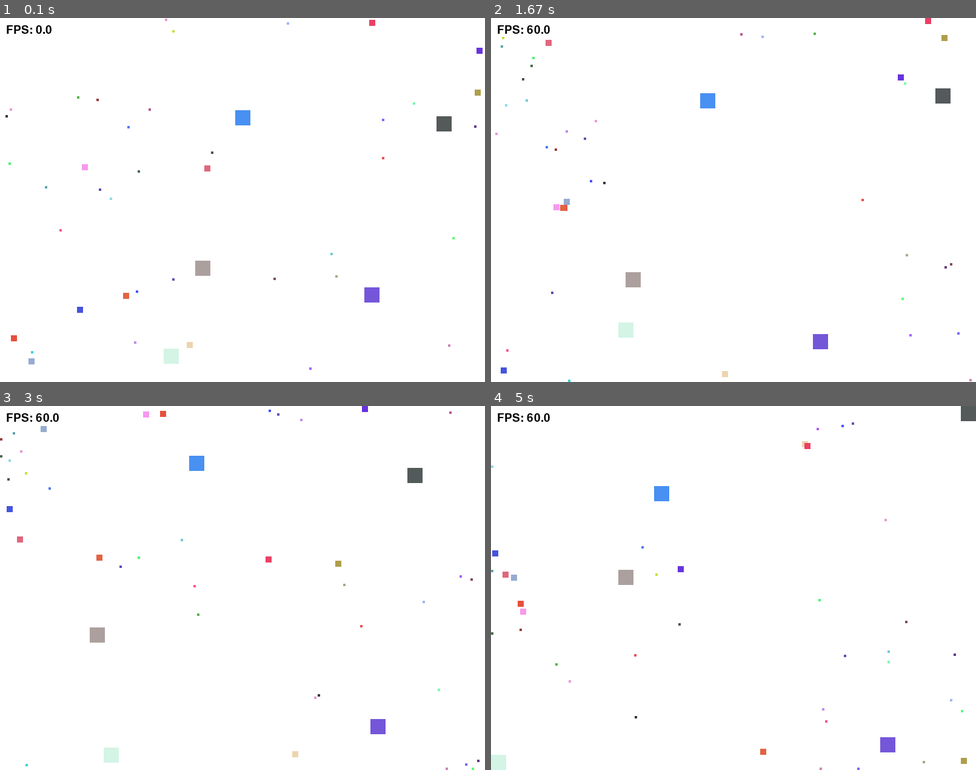
Above: before the commit, frames 1-4 (two rows, left to right).
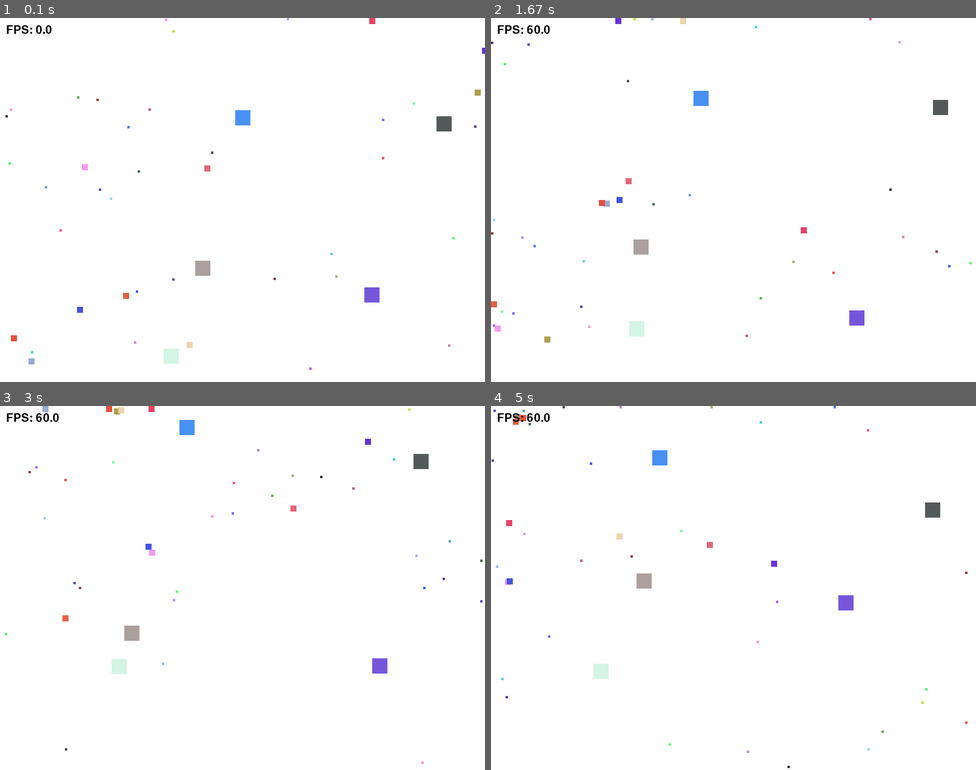
Above: after the commit, the same moments.

Repository: kangyoussef95-max/lab8-pygame
Game: pygame game, started from main.py
Two runs of this game, one before a commit and one after it. Both use one fixed random seed, a clock stepped at 60 frames per second and the inputs below.
Inputs:
- Up to frame 1 (0.1 s): no input
- Up to frame 2 (1.67 s): no input
- Up to frame 3 (3 s): no input
- Up to frame 4 (5 s): no input

The runs differ from the first frame. In frame 1, less than 0.1% of the frame differs, in the area x 59-100%, y 0-10%; in frame 2, 1.7%; in frame 3, 1.9%, in the area x 0-100%, y 0-100%; in frame 4, 1.9%.

Commit message:
exam: q3 - screen wrapping

Diff:
--- a/main.py
+++ b/main.py
@@ -238,6 +238,19 @@
         self.vx += chase_x * strength
         self.vy += chase_y * strength
 
+    def screen_wrap(self) -> None:
+        # Horizontal wrap
+        if self.x + self.size < 0:
+            self.x = WINDOW_WIDTH
+        elif self.x > WINDOW_WIDTH:
+            self.x = -self.size
+
+        # Vertical wrap
+        if self.y + self.size < 0:
+            self.y = WINDOW_HEIGHT
+        elif self.y > WINDOW_HEIGHT:
+            self.y = -self.size
+
     def update(self, all_squares: list[SquareSnapshot], delta_time: float) -> None:
         """Update the square's position and bounce off walls."""
         self.update_age(delta_time)
@@ -250,28 +263,12 @@
         self.x += self.vx * delta_time * BASELINE_FPS
         self.y += self.vy * delta_time * BASELINE_FPS
 
-        # Bounce off walls
-        if self.x <= 0:
-            self.x = 0
-            if self.vx < 0:
-                self.vx = -self.vx
-        elif self.x + self.size >= WINDOW_WIDTH:
-            self.x = WINDOW_WIDTH - self.size
-            if self.vx > 0:
-                self.vx = -self.vx
-
-        if self.y <= 0:
-            self.y = 0
-            if self.vy < 0:
-                self.vy = -self.vy
-        elif self.y + self.size >= WINDOW_HEIGHT:
-            self.y = WINDOW_HEIGHT - self.size
-            if self.vy > 0:
-                self.vy = -self.vy
+        # Screen Wrapping Call
+        self.screen_wrap()
 
         # Keep square within bounds
-        self.x = max(0, min(self.x, WINDOW_WIDTH - self.size))
-        self.y = max(0, min(self.y, WINDOW_HEIGHT - self.size))
+        self.x = max(0, min(self.x, WINDOW_WIDTH + self.size))
+        self.y = max(0, min(self.y, WINDOW_HEIGHT + self.size))
 
     def draw(self, surface: pygame.Surface) -> None:
         """Draw the square on the given surface."""
